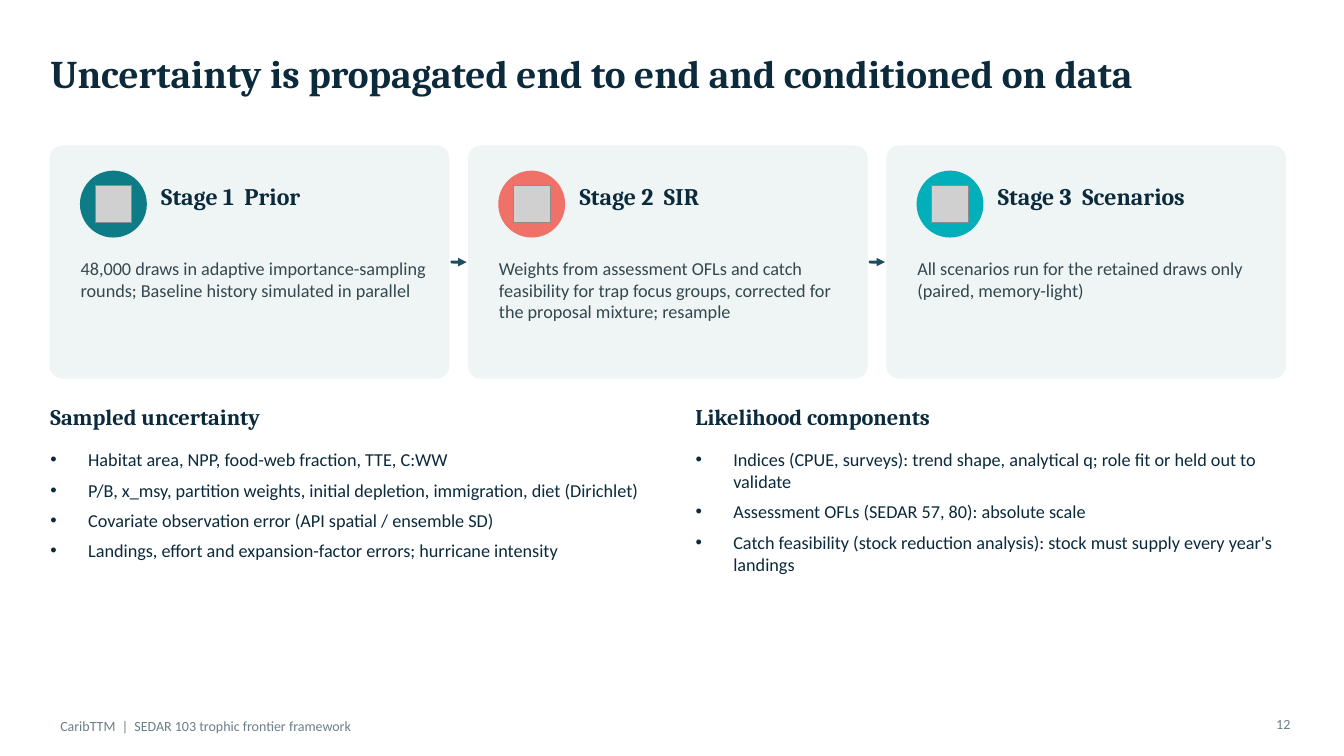
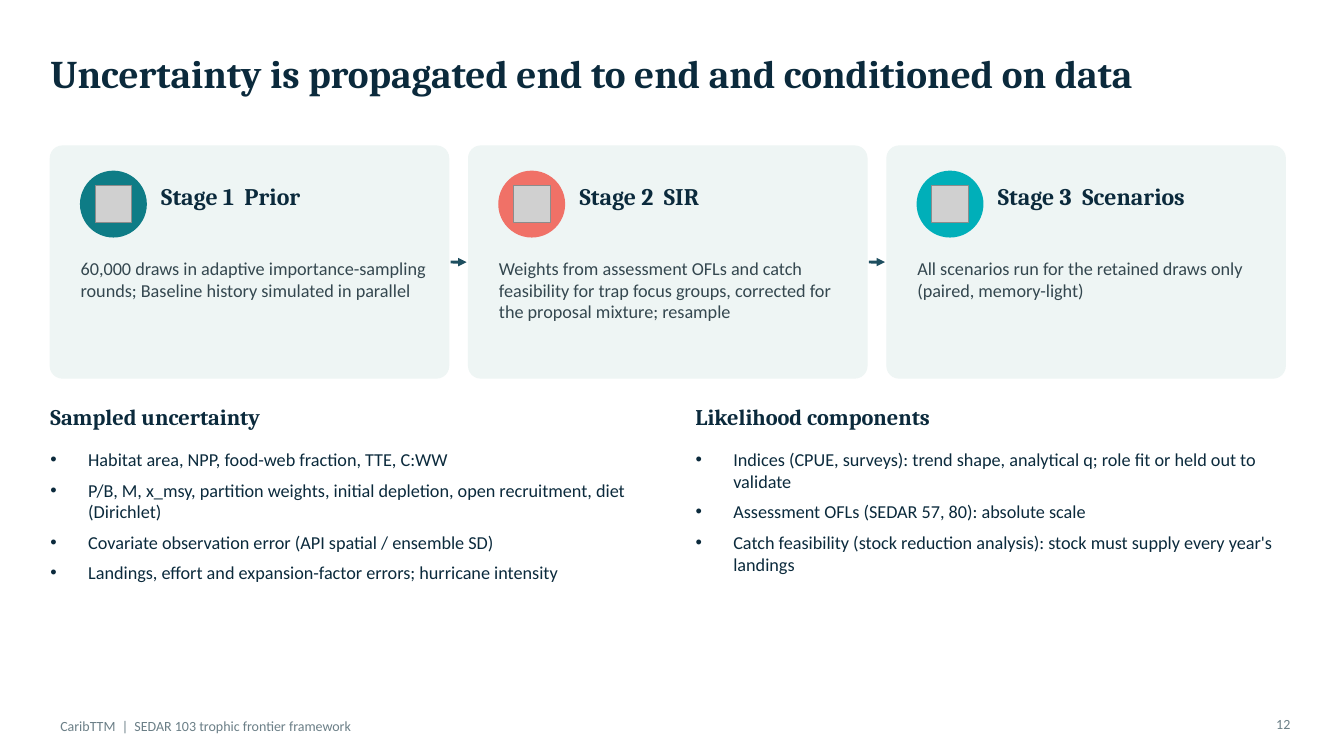
Before and after one commit to mattwoodstock/CaribTrophicTransfer, a slide deck: slide 12 of docs/presentation/CaribTTM_StCroix_Trap.pptx. Drawn at 1344x756 pixels with LibreOffice and Linux fonts; fonts in the diff are those of the drawing; grey boxes stand for pictures. Boxes give left, top, right and bottom in pixels: in the first picture for what was removed or moved away, otherwise in the second. Text is boxed around its words. In the diff, an @@ line names an element or a change of style, - is before the commit and + after.

```diff
--- a/docs/presentation/CaribTTM_StCroix_Trap.pptx
+++ b/docs/presentation/CaribTTM_StCroix_Trap.pptx
@@ text at <box>81,262,426,300</box>: text changed @@
-48,000 draws in adaptive importance-sampling rounds; Baseline history simulated in parallel
+60,000 draws in adaptive importance-sampling rounds; Baseline history simulated in parallel
@@ text at <box>88,484,625,521</box>: text changed @@
-• P/B, x_msy, partition weights, initial depletion, immigration, diet (Dirichlet)
+• P/B, M, x_msy, partition weights, initial depletion, open recruitment, diet (Dirichlet)
```
Also in this commit, not shown: 13 other slides changed, 6 slides added, 11 other files.
